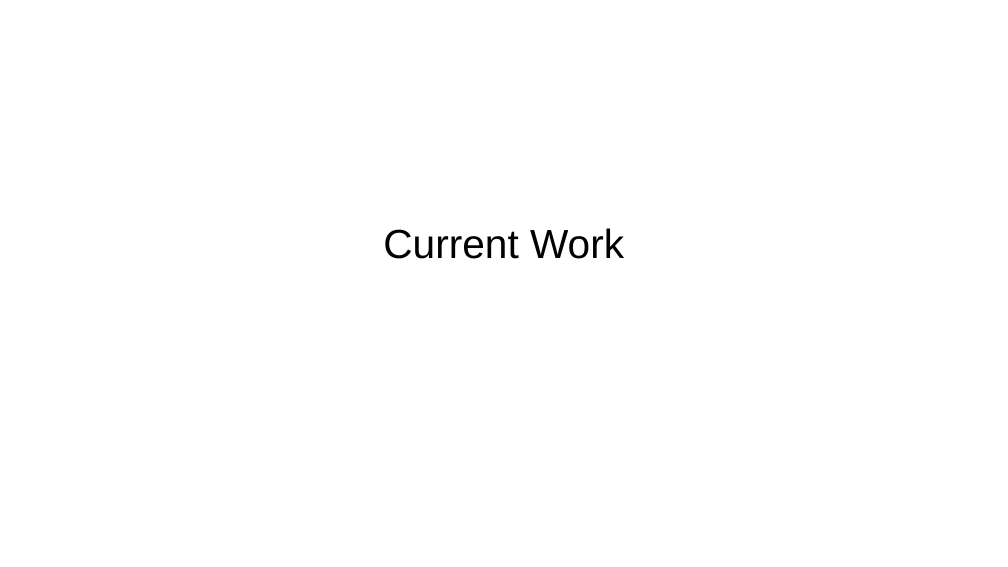
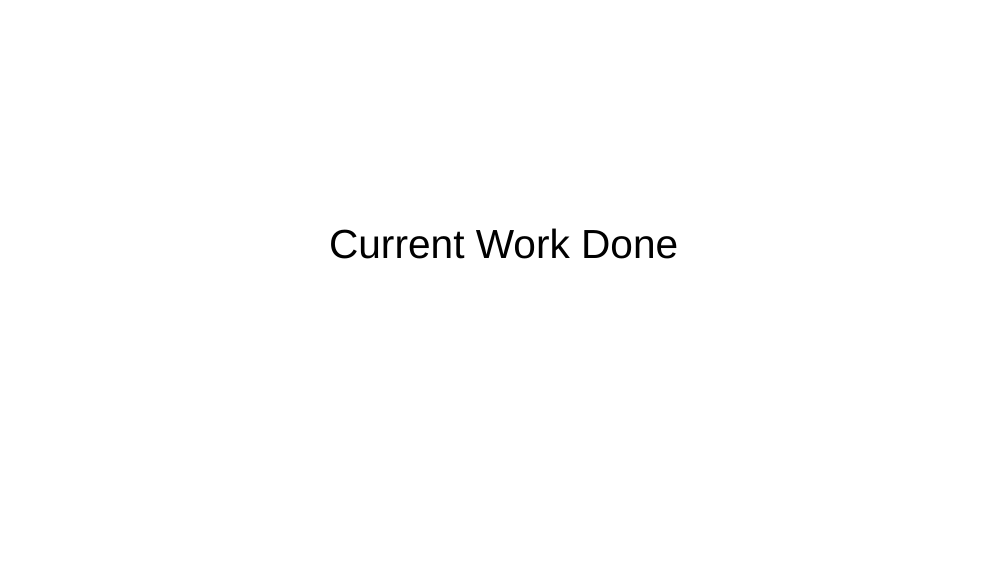
Before and after one commit to Connor-Lemons/Ballistic-Cycler-Analysis, a slide deck: slide 5 of Reports/Research Update 20260512/Research Update.odp. Drawn at 1008x567 pixels with LibreOffice and Linux fonts; fonts in the diff are those of the drawing. Boxes give left, top, right and bottom in pixels: in the first picture for what was removed or moved away, otherwise in the second. Text is boxed around its words. In the diff, an @@ line names an element or a change of style, - is before the commit and + after.

```diff
--- a/Reports/Research Update 20260512/Research Update.odp
+++ b/Reports/Research Update 20260512/Research Update.odp
@@ subtitle at (329,228,678,259): text changed @@
-Current Work
+Current Work Done
```
Also in this commit, not shown: 9 slides added, 12 other files.
